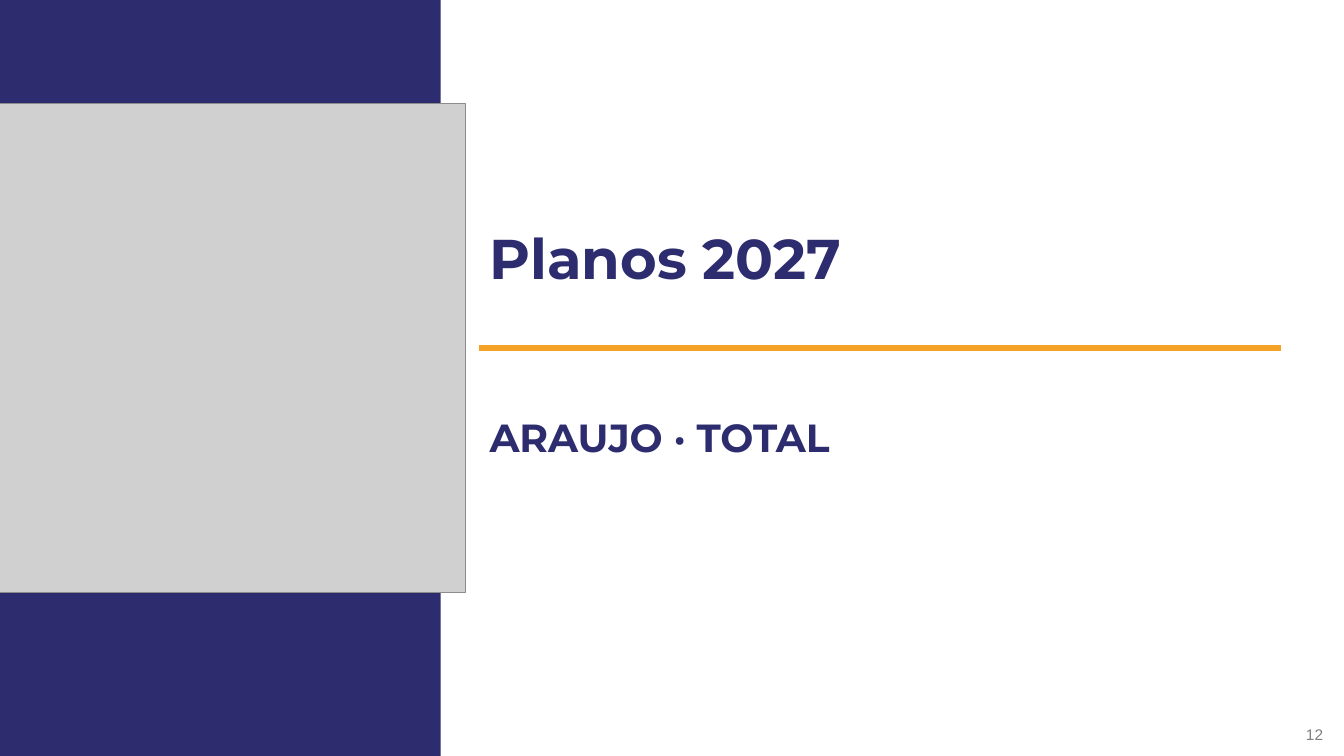
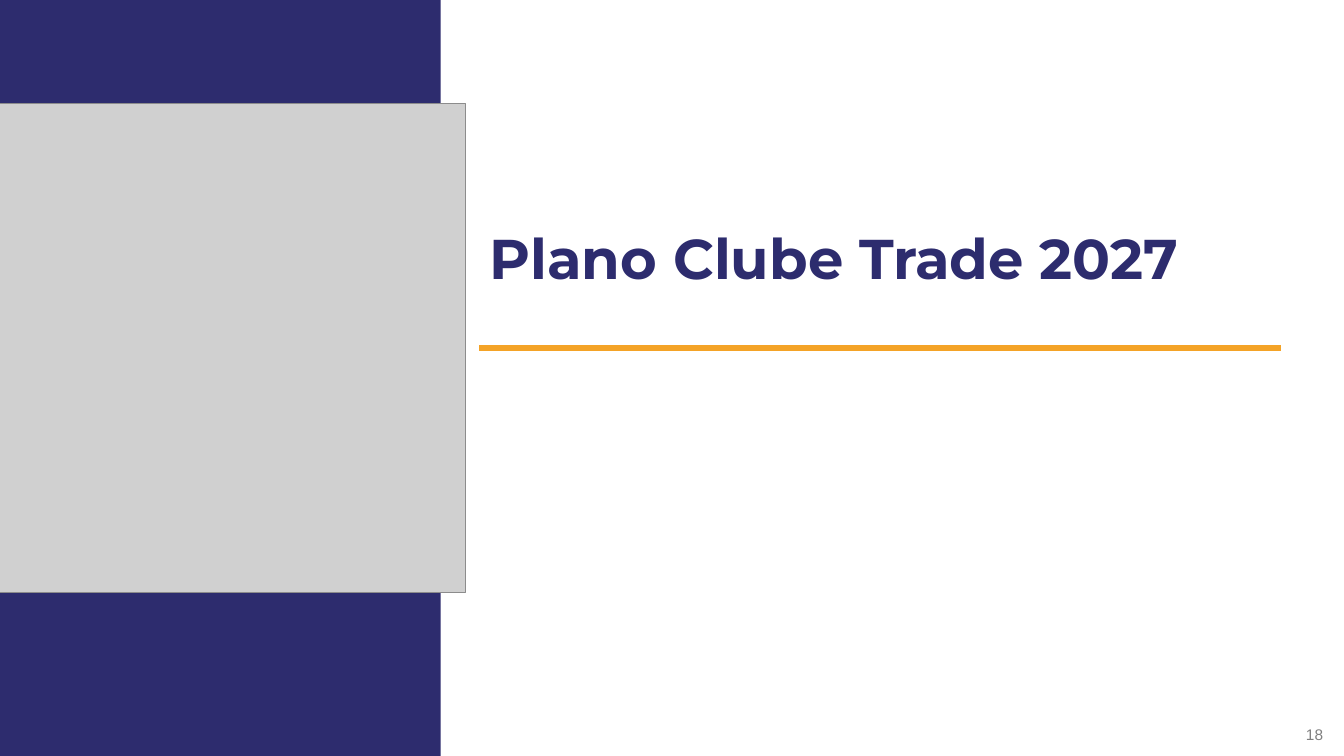
Before and after one commit to giovanoanjos27-del/Dashboard-Farma-sul, a slide deck: slide 18 of jbp/JBP2027_Araujo_Total.pptx (slide 12 before the commit). Drawn at 1344x756 pixels with LibreOffice and Linux fonts; fonts in the diff are those of the drawing; grey boxes stand for pictures; background and template pictures are left out. Boxes give left, top, right and bottom in pixels: in the first picture for what was removed or moved away, otherwise in the second. Text is boxed around its words. In the diff, an @@ line names an element or a change of style, - is before the commit and + after.

```diff
--- a/jbp/JBP2027_Araujo_Total.pptx
+++ b/jbp/JBP2027_Araujo_Total.pptx
@@ title at <box>490,237,1179,280</box>: text changed @@
-Planos 2027
+Plano Clube Trade 2027
@@ subtitle removed at <box>490,424,830,453</box> @@
-ARAUJO · TOTAL
@@ page number at <box>1306,729,1323,740</box>: text changed @@
-12
+18
```
Also in this commit, not shown: 10 other slides changed, 7 slides added, 3 slides removed, 10 other files.
